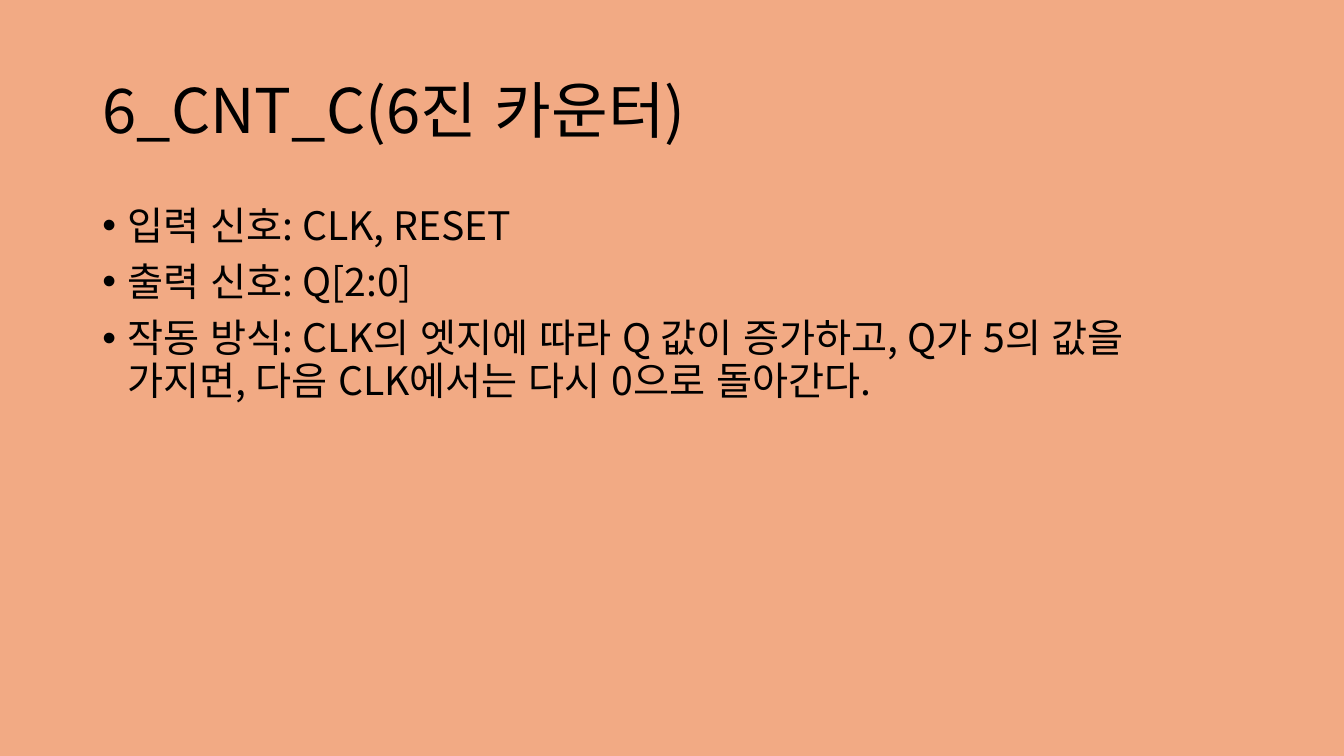
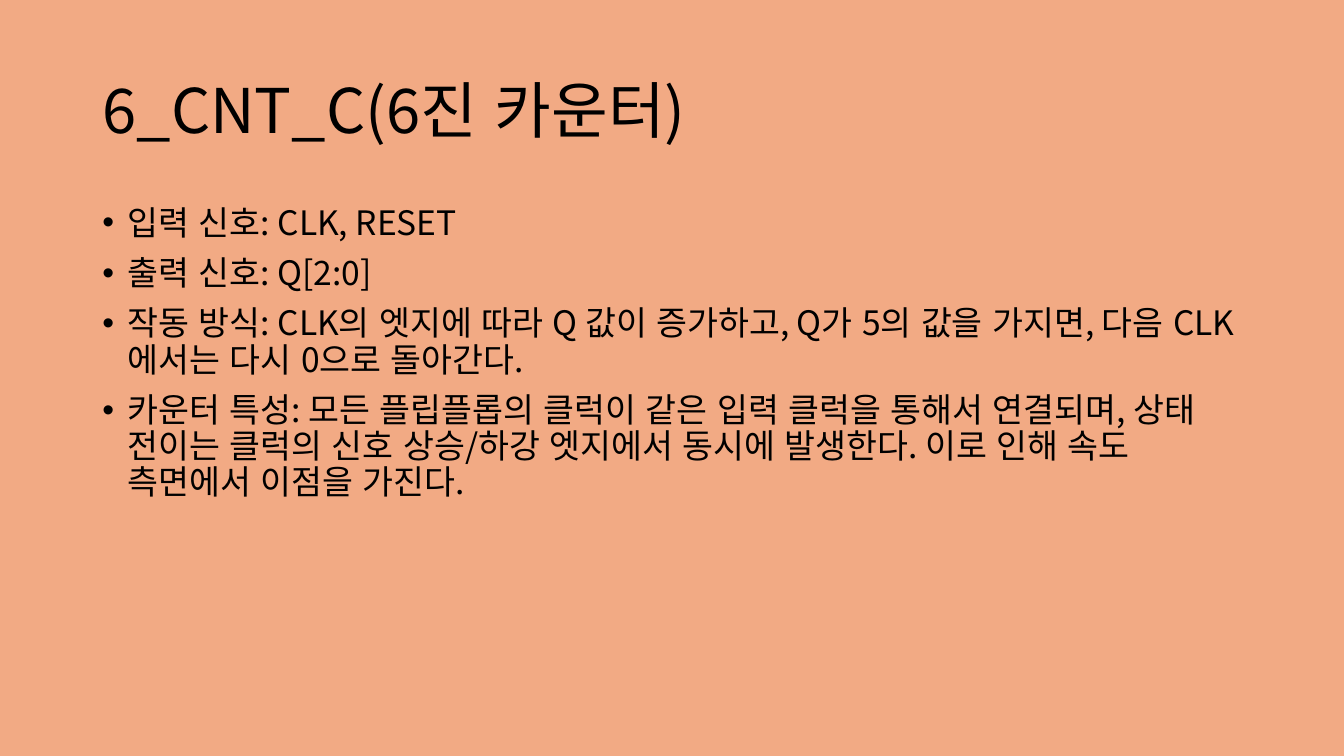
Before and after one commit to jwl1109/IOT, a slide deck: slide 8 of VLSI design 설계 실습/2025-05-29.pptx. Drawn at 1344x756 pixels with LibreOffice and Linux fonts; fonts in the diff are those of the drawing. Boxes give left, top, right and bottom in pixels: in the first picture for what was removed or moved away, otherwise in the second. Text is boxed around its words. In the diff, an @@ line names an element or a change of style, - is before the commit and + after.

```diff
--- a/VLSI design 설계 실습/2025-05-29.pptx
+++ b/VLSI design 설계 실습/2025-05-29.pptx
@@ text at [128,207,1164,375]: size 28 to 24 pt in "입력 신호: CLK, RESET", "출력 신호: Q[2:0]", "작동 방식: CLK의 엣지에 따라 Q 값이 ..." @@
@@ text at [128,394,1195,497]: paragraph added @@
+• 카운터 특성: 모든 플립플롭의 클럭이 같은 입력 클럭을 통해서 연결되며, 상태 전이는 클럭의 신호 상승/하강 엣지에서 동시에 발생한다. 이로 인해 속도 측면에서 이점을 가진다.
```
Also in this commit, not shown: 1 other slide changed, 1 slide added, 2 other files.
